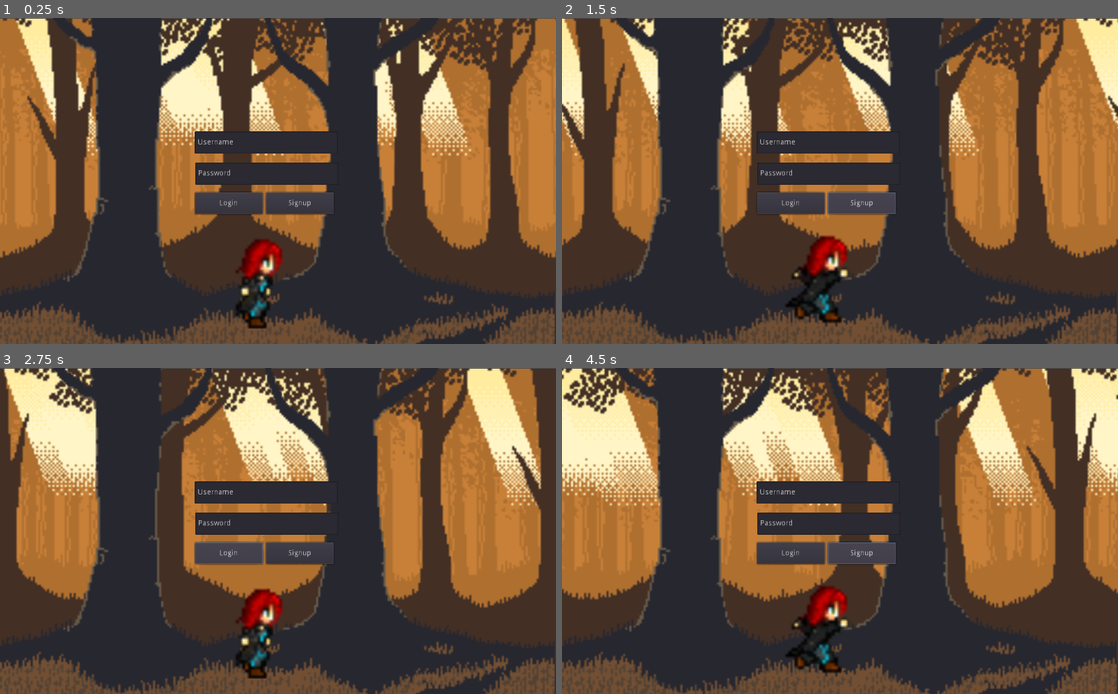
Above: before the commit, frames 1-4 (two rows, left to right).
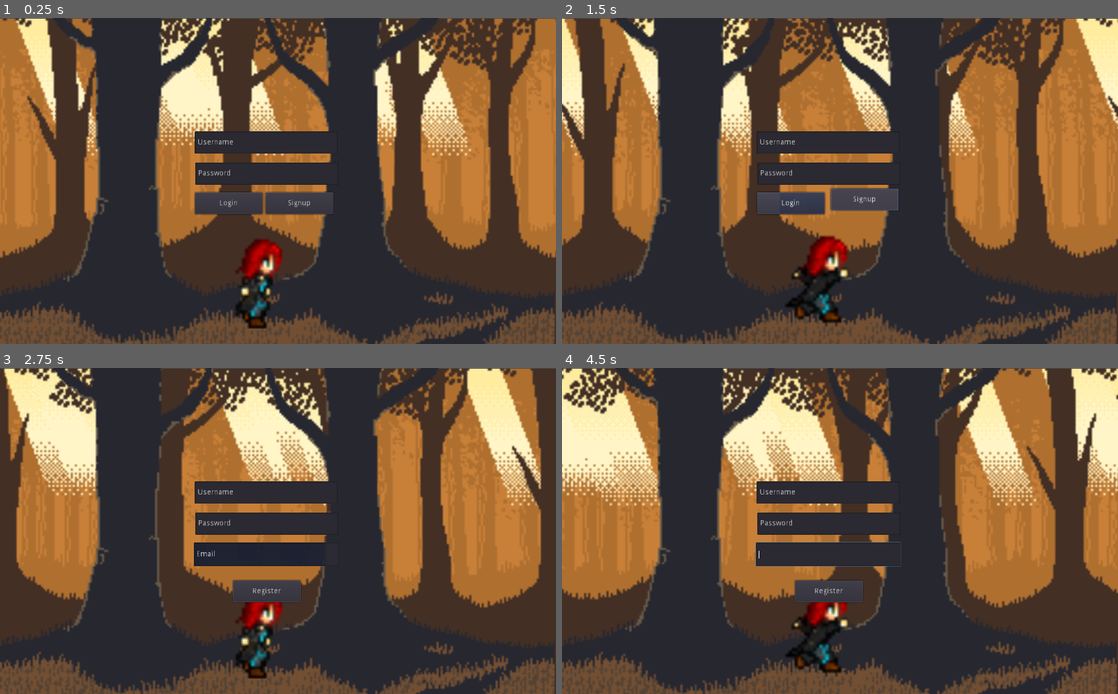
Above: after the commit, the same moments.

Repository: Daniel-Harrington/tempgamename
Game: Godot game, scene res://Menu.tscn
Same seed, same stepped clock (60 frames per second), same inputs: the game is played once before the commit and once after it.
Inputs (mouse positions are in pixels of both pictures, inside the frame that each line leads up to):
- Up to frame 1 (0.25 s): no input
- Up to frame 2 (1.5 s): click "Login" at 0.5 s; click "Signup" at 1.25 s
- Up to frame 3 (2.75 s): click (227, 553) at 2 s, where only the run before the commit has a clickable "Login"
- Up to frame 4 (4.5 s): click (828, 592) at 2.75 s, where only the run after the commit has a clickable "Register"; click (828, 592) at 3.5 s, where only the run after the commit has a clickable "Register"; click (862, 553) at 4.25 s, where only the run before the commit has a clickable "Signup"

The runs differ from the first frame. In frame 1, less than 0.1% of the frame differs, in the area x 47-60%, y 53-61%; in frame 2, 0.5%; in frame 3, 2.6%, in the area x 34-60%, y 53-73%; in frame 4, 2.1%.

Commit message:
registration ui PERFECT
BEST UI EVER WITNESSED COMPLETE, IT IS CONNECTED TO NOTHING

Diff:
--- /dev/null
+++ b/godot/Btn_Login.gd
@@ -0,0 +1,22 @@
+extends Button
+
+
+# Declare member variables here. Examples:
+# var a = 2
+# var b = "text"
+
+
+# Called when the node enters the scene tree for the first time.
+func _ready():
+	pass # Replace with function body.
+
+
+# Called every frame. 'delta' is the elapsed time since the previous frame.
+#func _process(delta):
+#	pass
+
+
+func _on_TweenDown_tween_started(object, key):
+	var tween = get_node("TweenOpacity")
+	tween.interpolate_property(self, "modulate", modulate, Color(0,0,0,0), 0.8,Tween.TRANS_BACK , Tween.EASE_IN_OUT)
+	tween.start()
--- /dev/null
+++ b/godot/Btn_Signup.gd
@@ -0,0 +1,14 @@
+extends Button
+
+var clicked = false
+
+
+func _gui_input(event):
+	if event is InputEventMouseButton and event.button_index == BUTTON_LEFT and event.pressed and clicked == false:
+		var tween = get_node("TweenDown")  # Assuming the Tween node is a child of the parent node
+		tween.interpolate_property(self, "rect_position", rect_position, Vector2(rect_position.x-60, rect_position.y + 70), 0.8,Tween.TRANS_BACK , Tween.EASE_IN_OUT)
+		tween.start()
+		clicked = true
+
+func _on_TweenDown_tween_completed(object, key):
+	text = "Register"
--- /dev/null
+++ b/godot/Email.gd
@@ -0,0 +1,16 @@
+extends LineEdit
+
+
+# Declare member variables here. Examples:
+# var a = 2
+# var b = "text"
+
+
+# Called when the node enters the scene tree for the first time.
+func _ready():
+	pass # Replace with function body.
+
+
+# Called every frame. 'delta' is the elapsed time since the previous frame.
+#func _process(delta):
+#	pass
--- /dev/null
+++ b/godot/EmailField.gd
@@ -0,0 +1,24 @@
+extends LineEdit
+
+
+# Declare member variables here. Examples:
+# var a = 2
+# var b = "text"
+
+
+# Called when the node enters the scene tree for the first time.
+
+func _gui_input(event):
+	if event is InputEventMouseButton and event.button_index == BUTTON_LEFT and event.pressed:
+		text = "" # Clear the text
+
+
+# Called every frame. 'delta' is the elapsed time since the previous frame.
+#func _process(delta):
+#	pass
+
+
+func _on_TweenOpacity_tween_completed(object, key):
+	var tween = get_node("TweenVisible")
+	tween.interpolate_property(self, "modulate", modulate, Color(1,1,1,1), 0.8,Tween.TRANS_BACK , Tween.EASE_IN_OUT)
+	tween.start()
--- a/godot/Menu.gd
+++ b/godot/Menu.gd
@@ -6,3 +6,7 @@
 
 	# Play the "idle" animation
 	animation_player.play("Running")
+
+
+func _on_TweenDown_tween_completed(object, key):
+	pass # Replace with function body.
--- a/godot/Menu.tscn
+++ b/godot/Menu.tscn
@@ -9,6 +9,9 @@
 [ext_resource path="res://Menu.gd" type="Script" id=7]
 [ext_resource path="res://PasswordField.gd" type="Script" id=8]
 [ext_resource path="res://UsernameField.gd" type="Script" id=9]
+[ext_resource path="res://Btn_Signup.gd" type="Script" id=10]
+[ext_resource path="res://Btn_Login.gd" type="Script" id=11]
+[ext_resource path="res://EmailField.gd" type="Script" id=12]
 
 [sub_resource type="Animation" id=1]
 resource_name = "Running"
@@ -94,18 +97,40 @@
 text = "Password"
 script = ExtResource( 8 )
 
-[node name="Login" type="Button" parent="."]
+[node name="Email" type="LineEdit" parent="."]
+modulate = Color( 1, 1, 1, 0 )
+margin_left = 357.0
+margin_top = 321.0
+margin_right = 624.0
+margin_bottom = 365.0
+text = "Email"
+script = ExtResource( 12 )
+
+[node name="TweenVisible" type="Tween" parent="Email"]
+
+[node name="Btn_Login" type="Button" parent="."]
 margin_left = 359.0
 margin_top = 321.0
 margin_right = 484.0
 margin_bottom = 361.0
 rect_pivot_offset = Vector2( 97, 20 )
 text = "Login"
+script = ExtResource( 11 )
 
-[node name="Signup" type="Button" parent="."]
-margin_left = 490.0
+[node name="TweenOpacity" type="Tween" parent="Btn_Login"]
+
+[node name="Btn_Signup" type="Button" parent="."]
+margin_left = 489.0
 margin_top = 321.0
-margin_right = 615.0
+margin_right = 614.0
 margin_bottom = 361.0
 rect_pivot_offset = Vector2( 97, 20 )
 text = "Signup"
+script = ExtResource( 10 )
+
+[node name="TweenDown" type="Tween" parent="Btn_Signup"]
+
+[connection signal="tween_completed" from="Btn_Login/TweenOpacity" to="Email" method="_on_TweenOpacity_tween_completed"]
+[connection signal="tween_completed" from="Btn_Signup/TweenDown" to="." method="_on_TweenDown_tween_completed"]
+[connection signal="tween_completed" from="Btn_Signup/TweenDown" to="Btn_Signup" method="_on_TweenDown_tween_completed"]
+[connection signal="tween_started" from="Btn_Signup/TweenDown" to="Btn_Login" method="_on_TweenDown_tween_started"]
Empty file added: godot/ButtonGroupControl.gd
Not shown: 1 places in godot/Menu.tscn that only renumber resources
Not shown, changed: godot/stuff.html
Not shown, changed: godot/stuff.pck
